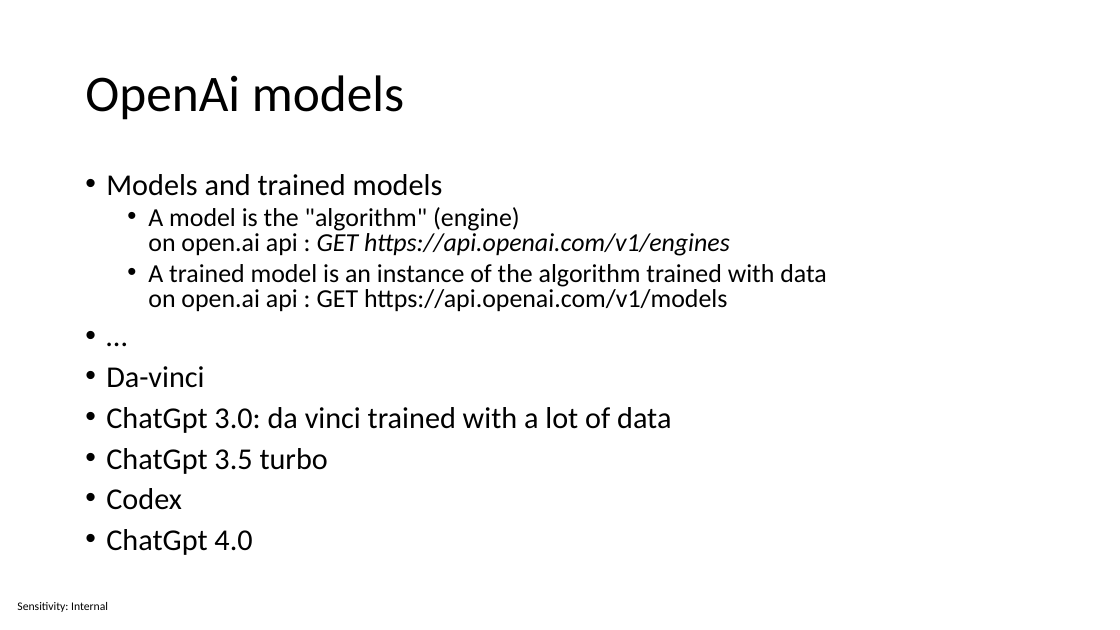
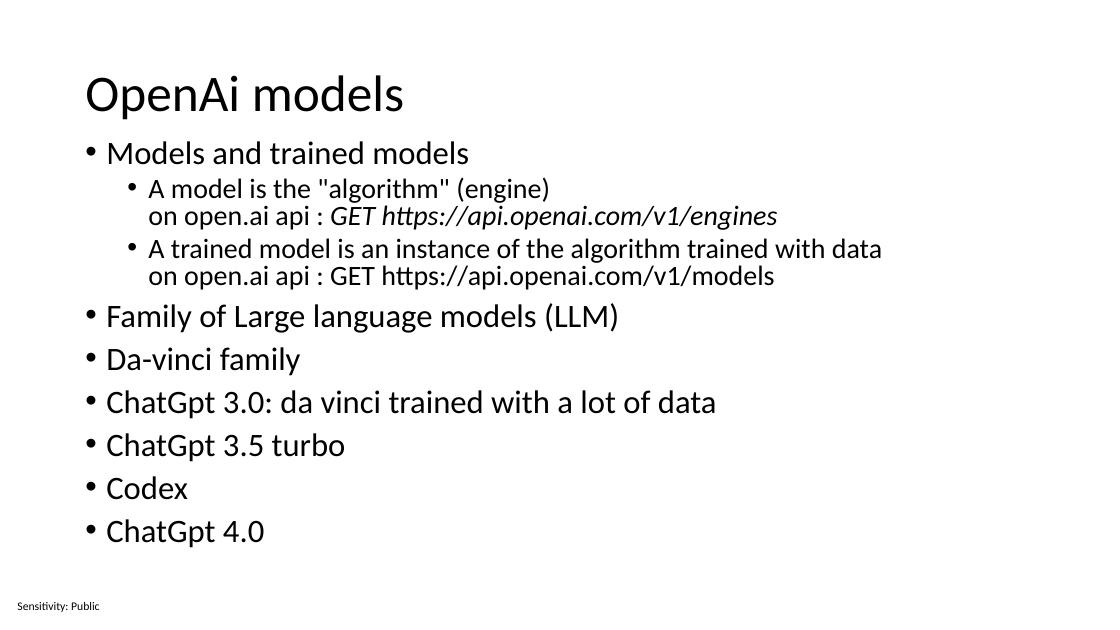
Before and after one commit to sabbadino/csharp-meets-chatgpt, a slide deck: slide 2 of mymsc-chatGpt-Presentation.pptx. Drawn at 1120x630 pixels with LibreOffice and Linux fonts; fonts in the diff are those of the drawing. Boxes give left, top, right and bottom in pixels: in the first picture for what was removed or moved away, otherwise in the second. Text is boxed around its words. In the diff, an @@ line names an element or a change of style, - is before the commit and + after.

```diff
--- a/mymsc-chatGpt-Presentation.pptx
+++ b/mymsc-chatGpt-Presentation.pptx
@@ text "Models and trained models": place and size @@
-text "Models and trained models" at [106,174,827,555]
+text "Models and trained models" at [106,141,882,548]
@@ text at [106,141,882,548]: size 25.9 to 28 pt in "Models and trained models", "ChatGpt 3.0: da vinci trained with a ...", "ChatGpt 3.5 turbo", "Codex" and 1 more places; size 22.2 to 24 pt in "A model is the "algorithm" (engine) on ...", "A trained model is an instance of ..." @@
@@ text at [106,303,619,376]: text changed; size 25.9 to 28 pt @@
-• …
-• Da-vinci
+• Family of Large language models (LLM)
+• Da-vinci family
@@ text at [17,602,99,612]: text changed @@
-Sensitivity: Internal
+Sensitivity: Public
```
Also in this commit, not shown: 16 other slides changed, 1 slide added.
